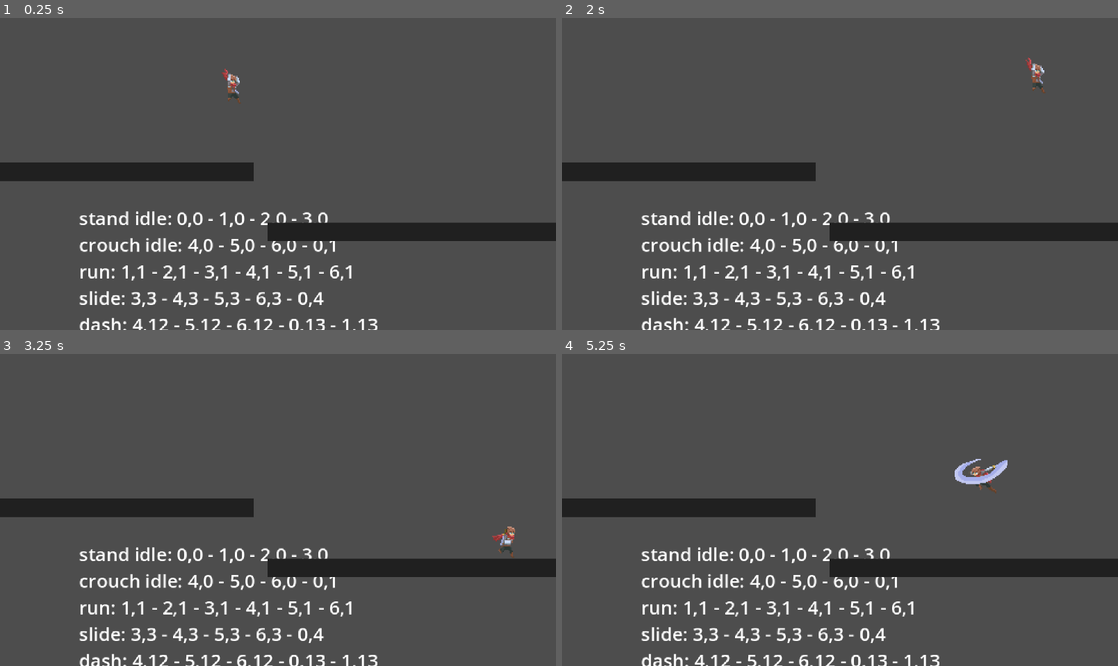
Above: before the commit, frames 1-4 (two rows, left to right).
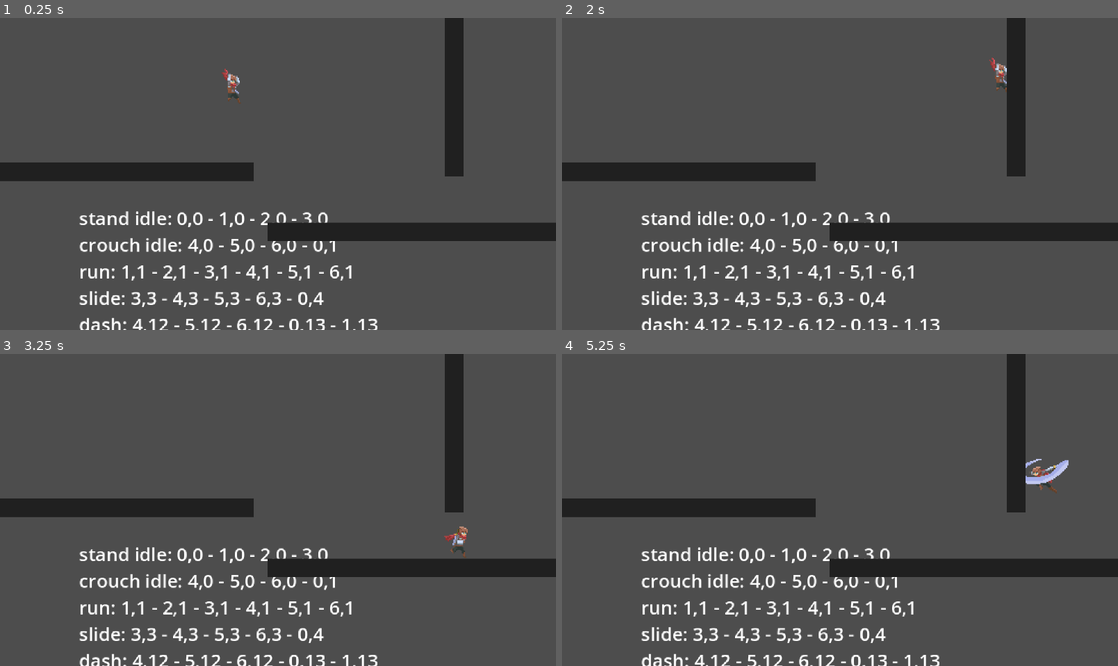
Above: after the commit, the same moments.

Repository: snowbillr/ninja-game
Game: Godot game, scene res://main.tscn
Two runs of this game, one before a commit and one after it. Both use one fixed random seed, a clock stepped at 60 frames per second and the inputs below.
Inputs:
- Up to frame 1 (0.25 s): no input
- Up to frame 2 (2 s): hold F (attack) 0.53-1.28 s; hold Right (move_right) from 0.53 s (still down); tap Space (jump) at 0.77, 1.52 s; tap Shift (dash) at 1.35 s
- Up to frame 3 (3.25 s): release Right (move_right) at 2.03 s; hold Left (move_left) 2.03-2.78 s; hold F (attack) 2.03-2.78 s; hold Right (move_right) from 2.78 s (still down); tap Shift (dash) at 2.85 s; tap Space (jump) at 3.02 s
- Up to frame 4 (5.25 s): hold F (attack) 3.53-4.28 s; tap Space (jump) at 3.77, 4.52 s; release Right (move_right) at 4.28 s; hold Left (move_left) 4.28-5.03 s; tap Shift (dash) at 4.35 s; hold Right (move_right) from 5.03 s (still down); hold F (attack) from 5.03 s (still down)

The runs differ from the first frame. In frame 1, 1.7% of the frame differs, in the area x 80-84%, y 0-51%; in frame 2, 2.0%; in frame 3, 2.1%; in frame 4, 2.5%, in the area x 70-92%, y 0-51%.

Commit message:
vertical wall in scene

Diff:
--- a/main.tscn
+++ b/main.tscn
@@ -99,3 +99,18 @@
 scale = Vector2(4.45, 0.16)
 color = Color(0.125911, 0.125911, 0.125911, 1)
 polygon = PackedVector2Array(0, 0, 100, 0, 100, 100, 0, 100)
+
+[node name="Wall" type="StaticBody2D" parent="."]
+position = Vector2(484, 53)
+rotation = 1.5708
+metadata/_edit_group_ = true
+
+[node name="CollisionShape2D" type="CollisionShape2D" parent="Wall"]
+position = Vector2(-138.25, 92)
+shape = SubResource("RectangleShape2D_0xm2m")
+
+[node name="Polygon2D" type="Polygon2D" parent="Wall"]
+position = Vector2(-361, 84)
+scale = Vector2(4.45, 0.16)
+color = Color(0.125911, 0.125911, 0.125911, 1)
+polygon = PackedVector2Array(0, 0, 100, 0, 100, 100, 0, 100)
